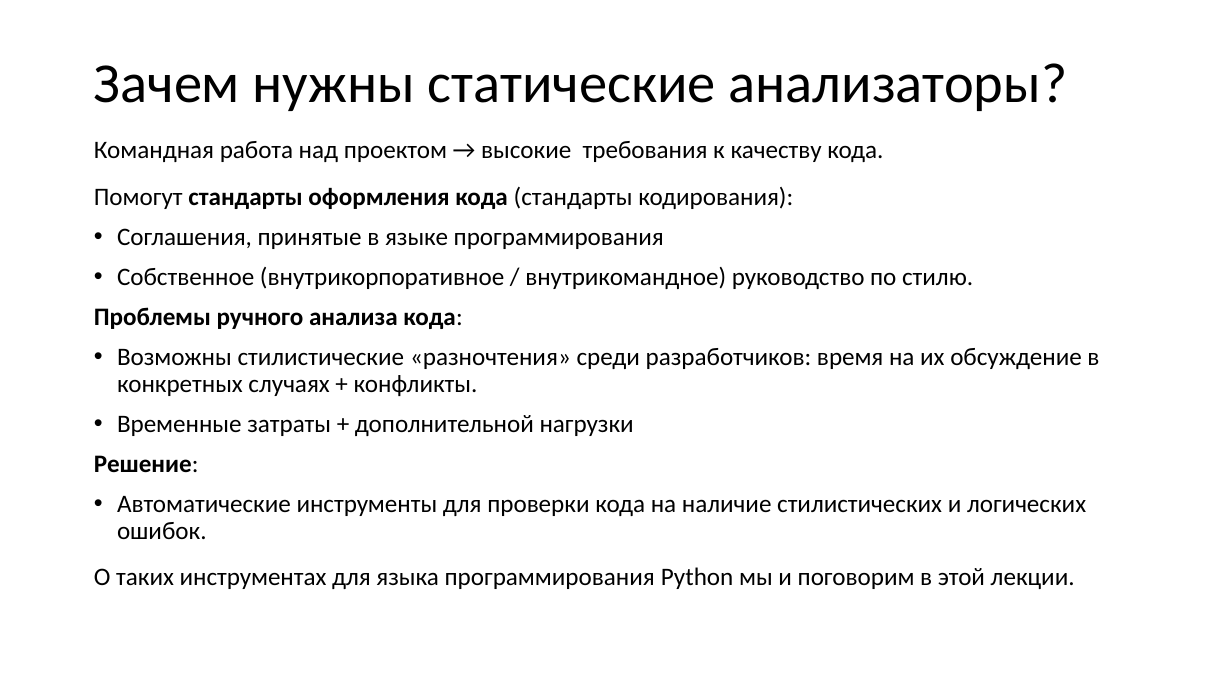
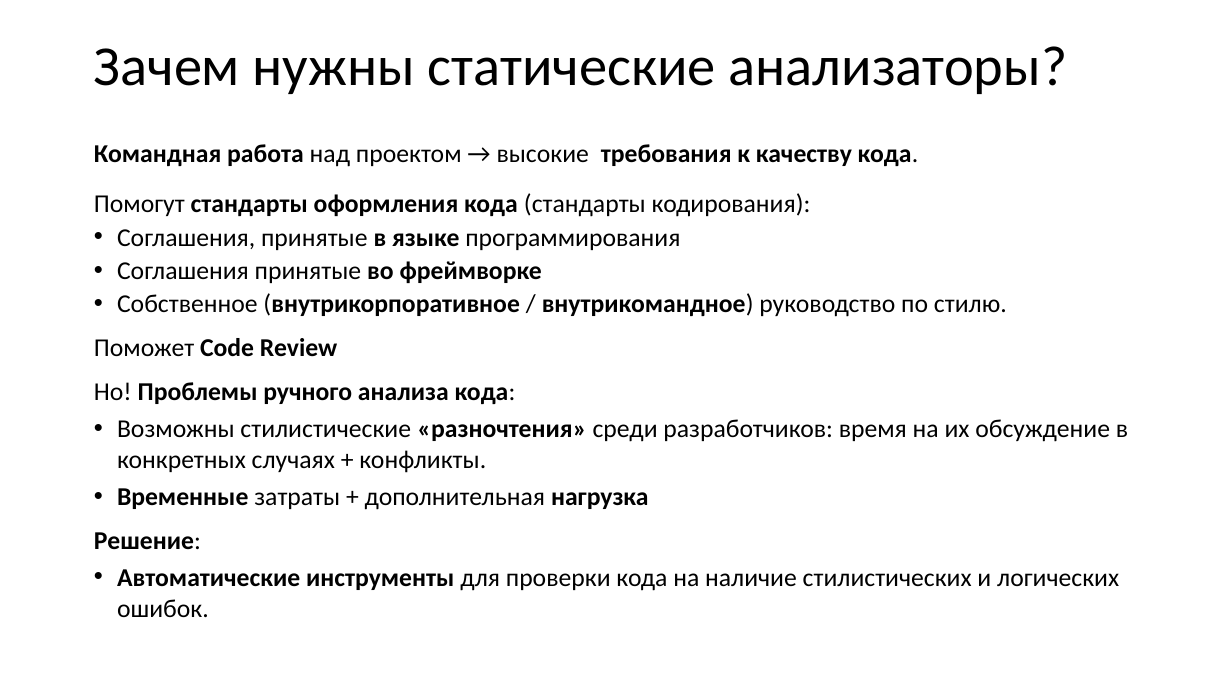
Before and after one commit to xtrueman/prog_instruments, a slide deck: slide 7 of presentations/StaticAnalysers.pptx (slide 9 before the commit). Drawn at 1232x693 pixels with LibreOffice and Linux fonts; fonts in the diff are those of the drawing. Boxes give left, top, right and bottom in pixels: in the first picture for what was removed or moved away, otherwise in the second. Text is boxed around its words. In the diff, an @@ line names an element or a change of style, - is before the commit and + after.

```diff
--- a/presentations/StaticAnalysers.pptx
+++ b/presentations/StaticAnalysers.pptx
@@ title "Зачем нужны статические анализаторы?": place and size @@
-title "Зачем нужны статические анализаторы?" at [94,63,1068,111]
+title "Зачем нужны статические анализаторы?" at [94,46,1068,94]
@@ text at [94,144,1128,617]: size 19.6 to 20 pt in "Командная работа над проектом → высокие требования ...", "Помогут стандарты оформления кода (стандарты кодирования):", "Соглашения, принятые в языке программирования", "Собственное (внутрикорпоративное / внутрикомандное) руководс ..." and 3 more places; bold on in "Командная работа требования к качеству кода.", "в языке", "(внутрикорпоративное внутрикомандное)", "«разночтения»" and 1 more places; line spacing 0.9 to 1; less space between paragraphs @@
@@ text at [117,261,542,283]: paragraph added @@
+• Соглашения принятые во фреймворке
@@ text at [94,338,516,404]: text changed; size 19.6 to 20 pt @@
-Проблемы ручного анализа кода:
+Поможет Code Review
+Но! Проблемы ручного анализа кода:
@@ text at [117,488,649,510]: text changed; size 19.6 to 20 pt @@
-• Временные затраты + дополнительной нагрузки
+• Временные затраты + дополнительная нагрузка
@@ text at [94,567,1075,589]: paragraph removed @@
-О таких инструментах для языка программирования Python мы и поговорим в этой лекции.
```
Also in this commit, not shown: 41 other slides changed, 12 slides added, 2 slides removed.
